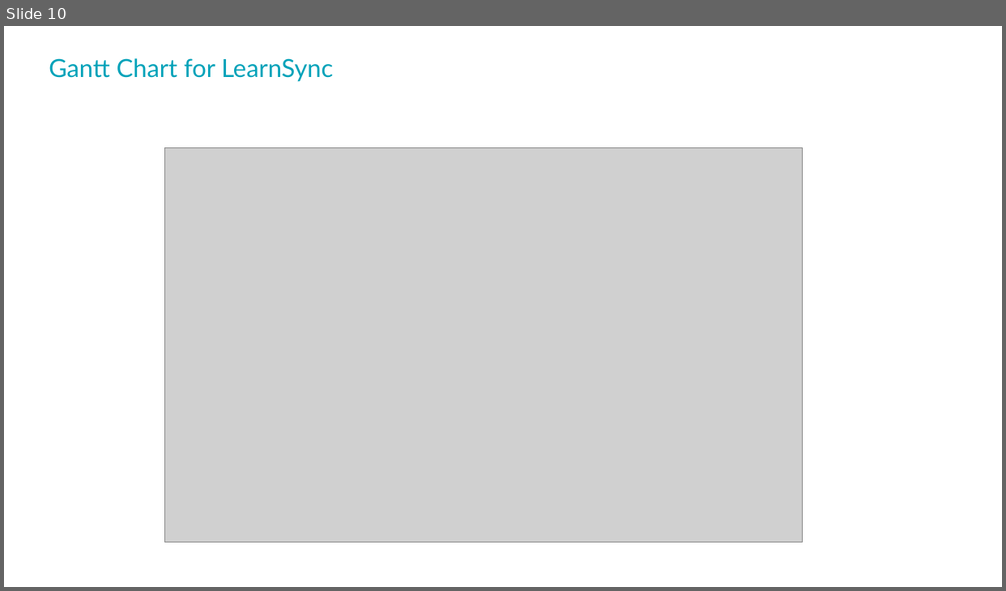
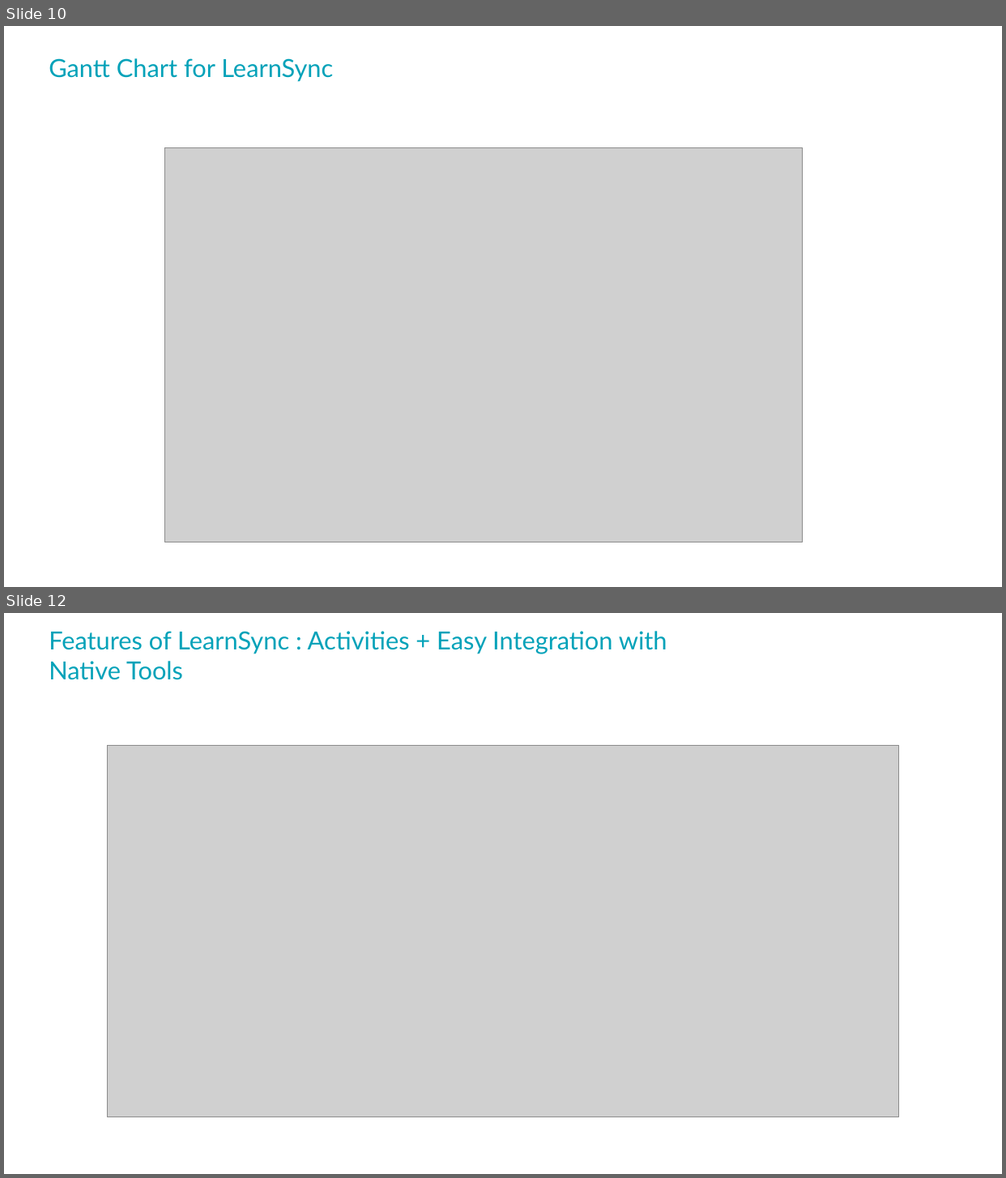
Before and after one commit to Ompitroda55/LearnSync, a slide deck: Poject Doc's/PPT format.pptx. Shown one above the other, each under a label of ours: slide 10 before the commit, slides 10 and 12 after it; the slides between them are not shown. The pictures are 1006x591 and 1006x1178 pixels, drawn with LibreOffice and Linux fonts; fonts in the diff are those of the drawing; grey boxes stand for pictures; background and template pictures are left out. Boxes give left, top, right and bottom in pixels: in the first picture for what was removed or moved away, otherwise in the second. Text is boxed around its words. In the diff, an @@ line names an element or a change of style, - is before the commit and + after.

```diff
--- a/Poject Doc's/PPT format.pptx
+++ b/Poject Doc's/PPT format.pptx
@@ slide 12 added at [4, 613, 1002, 1174], background picture (left out) @@
@@ title added at [49, 631, 667, 680], 24 pt, text #04A2B9 @@
+Features of LearnSync : Activities + Easy Integration with Native Tools
@@ picture added at [108, 746, 899, 1118] @@
```
Also in this commit, not shown: 6 slides changed, 7 other slides added, 8 other files.
